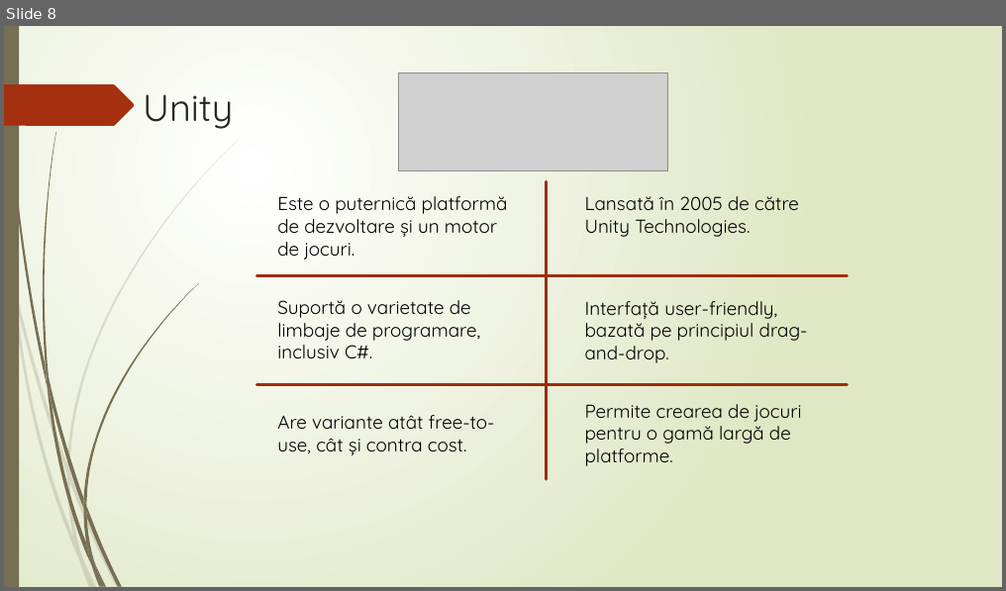
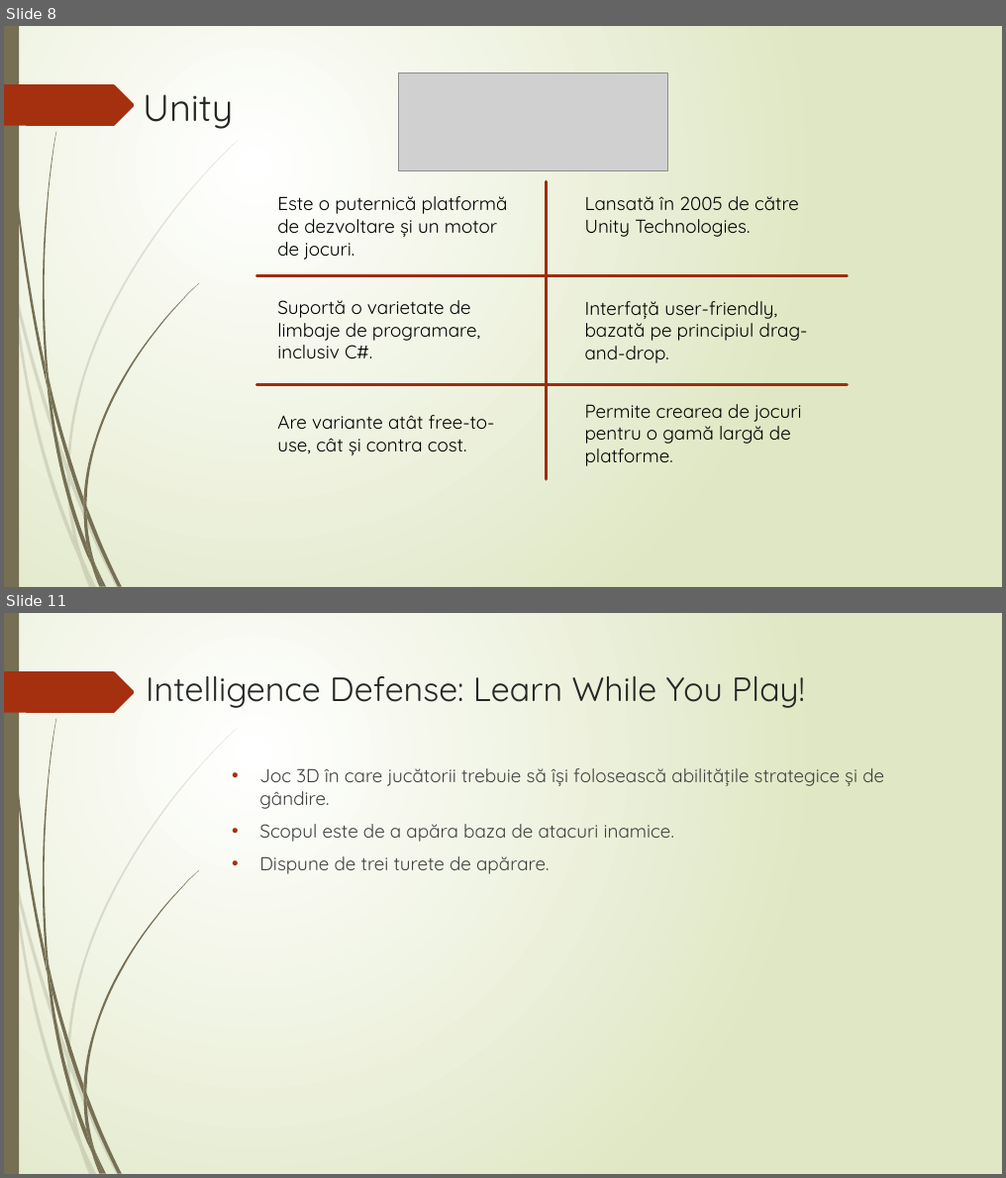
Before and after one commit to antB28/LicentaPP, a slide deck: Prezentare licenta.pptx. Shown one above the other, each under a label of ours: slide 8 before the commit, slides 8 and 11 after it; the slides between them are not shown. The pictures are 1006x591 and 1006x1178 pixels, drawn with LibreOffice and Linux fonts; fonts in the diff are those of the drawing; grey boxes stand for pictures. Boxes give left, top, right and bottom in pixels: in the first picture for what was removed or moved away, otherwise in the second. Text is boxed around its words. In the diff, an @@ line names an element or a change of style, - is before the commit and + after.

```diff
--- a/Prezentare licenta.pptx
+++ b/Prezentare licenta.pptx
@@ slide 11 added at (x1=4, y1=613, x2=1002, y2=1174), background gradient #FFFFFF to #DFE8C4; not listed: 24 template elements that a slide beside it also shows @@
@@ title added at (x1=146, y1=676, x2=805, y2=708), 32.4 pt, text #262626 @@
+Intelligence Defense: Learn While You Play!
@@ text added at (x1=259, y1=768, x2=884, y2=874), 18 pt, text #404040 @@
+• Joc 3D în care jucătorii trebuie să își folosească abilitățile strategice și de gândire.
+• Scopul este de a apăra baza de atacuri inamice.
+• Dispune de trei turete de apărare.
```
Also in this commit, not shown: 1 slide changed, 4 other slides added.
